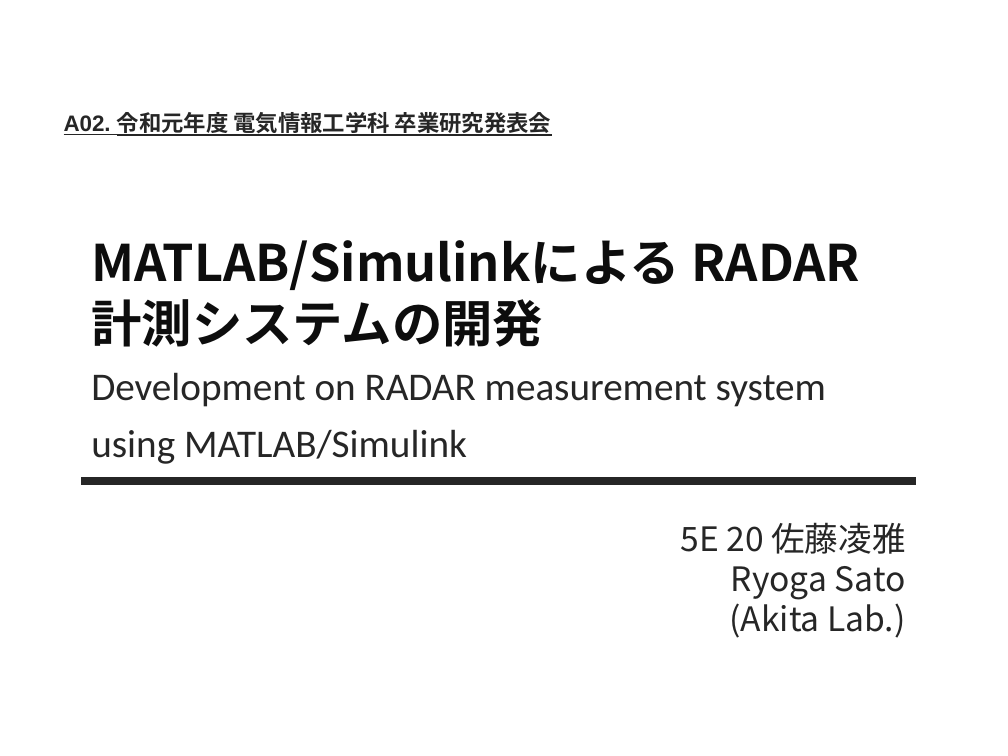
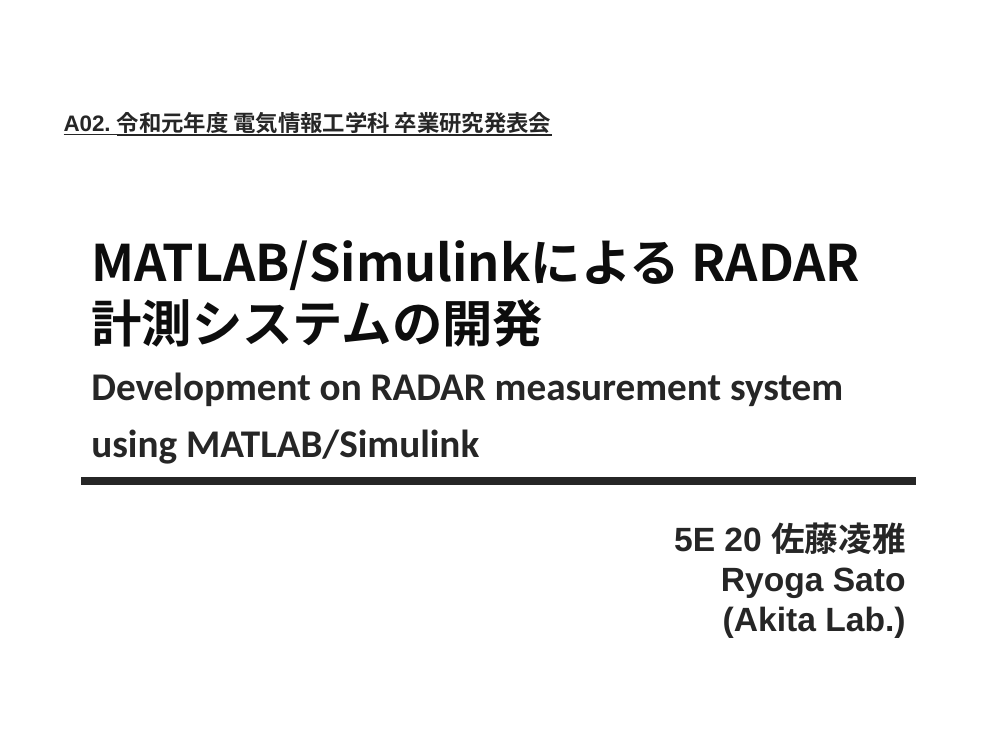
Before and after one commit to surpace0924/thesis_2019, a slide deck: slide 1 of presentation/A02_佐藤凌雅_秋田研究室_R1卒研本発表.pptx. Drawn at 1008x756 pixels with LibreOffice and Linux fonts; fonts in the diff are those of the drawing. Boxes give left, top, right and bottom in pixels: in the first picture for what was removed or moved away, otherwise in the second. Text is boxed around its words. In the diff, an @@ line names an element or a change of style, - is before the commit and + after.

```diff
--- a/presentation/A02_佐藤凌雅_秋田研究室_R1卒研本発表.pptx
+++ b/presentation/A02_佐藤凌雅_秋田研究室_R1卒研本発表.pptx
@@ subtitle "Development on RADAR measurement system" at (91, 372, 843, 464): bold on @@
@@ text "5E 20 佐藤凌雅" at (674, 522, 906, 638): font Noto Sans CJK JP to Arial, bold on @@
```
Also in this commit, not shown: 5 slides added, 7 slides removed.
